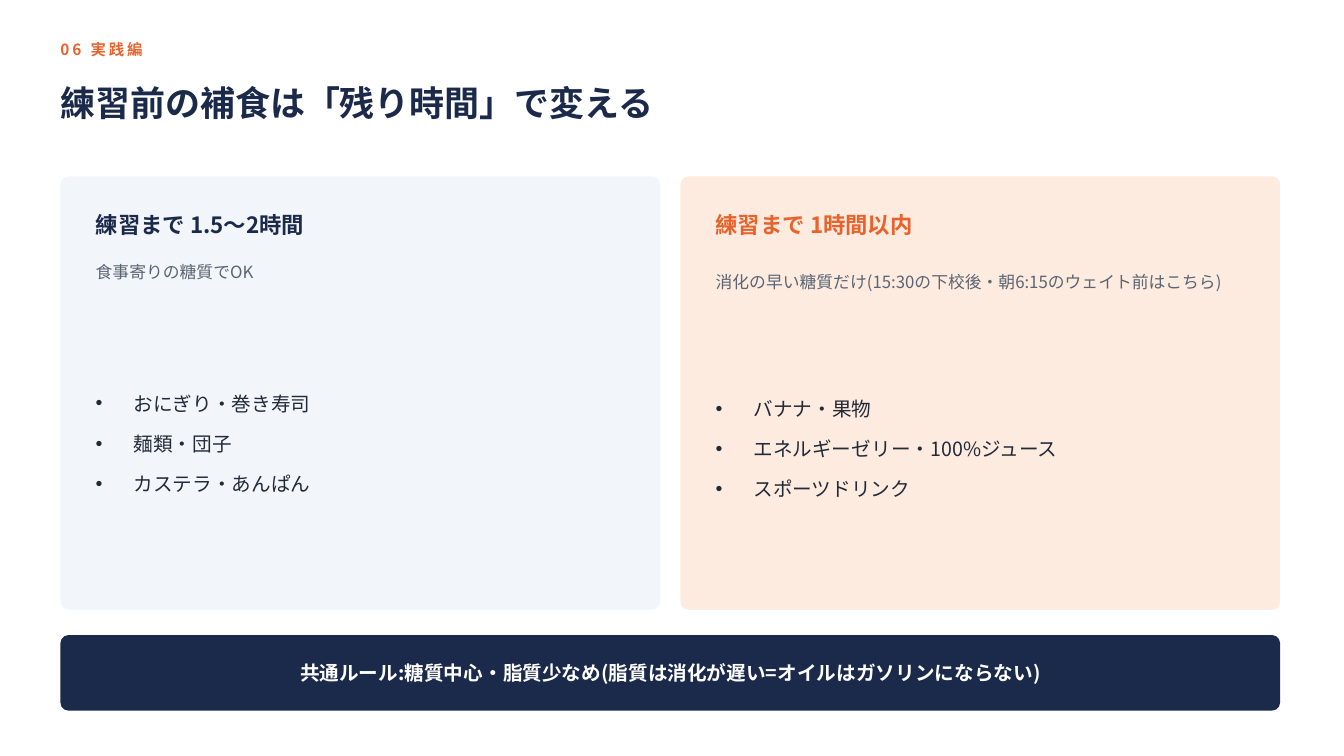
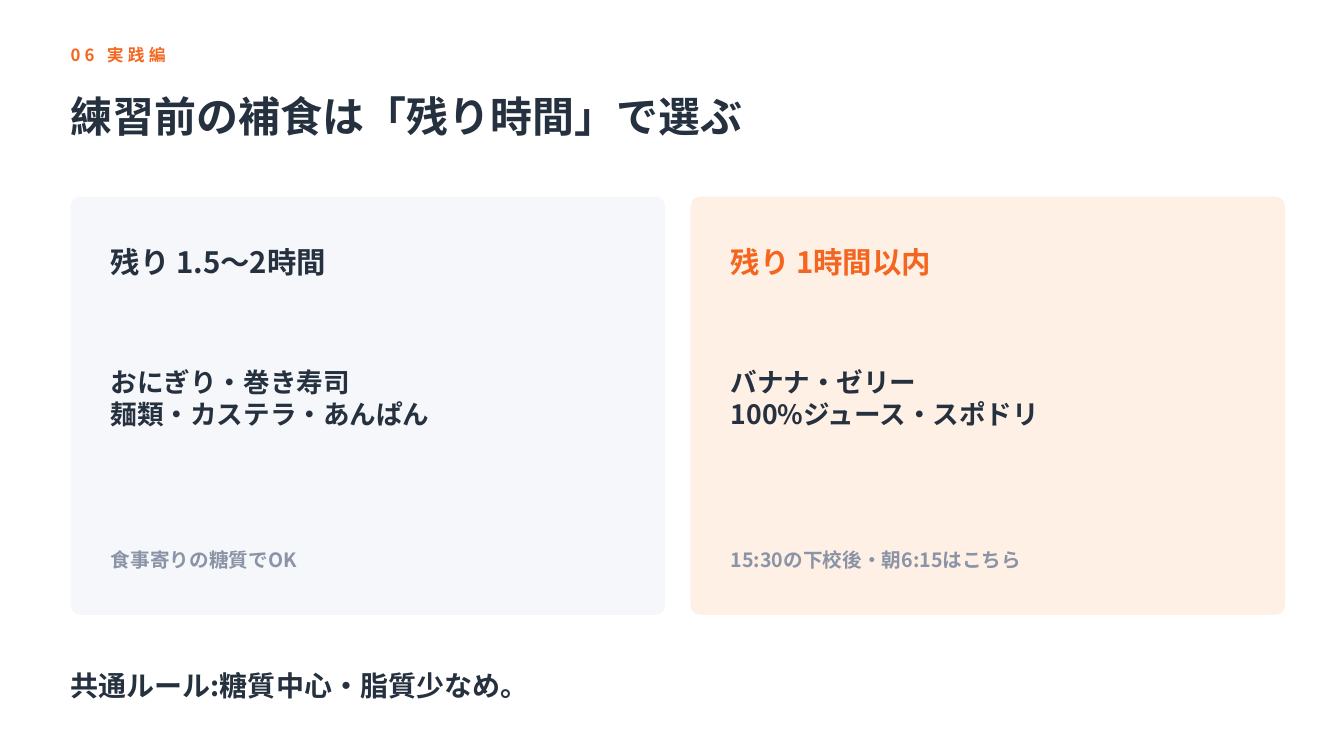
Before and after one commit to k-nomiya/Claude-Code-Test, a slide deck: slide 35 of nutrition-workshop/slides.pptx (slide 34 before the commit). Drawn at 1344x756 pixels with LibreOffice and Linux fonts; fonts in the diff are those of the drawing. Boxes give left, top, right and bottom in pixels: in the first picture for what was removed or moved away, otherwise in the second. Text is boxed around its words. In the diff, an @@ line names an element or a change of style, - is before the commit and + after.

```diff
--- a/nutrition-workshop/slides.pptx
+++ b/nutrition-workshop/slides.pptx
@@ text "06 実践編": place and size @@
-text "06 実践編" at [60, 42, 143, 56]
+text "06 実践編" at [71, 46, 166, 63]
@@ text "06 実践編" at [71, 46, 166, 63]: size 11 to 12 pt, text colour #E8622C to #F4661F, letter spacing 2 to 3 pt @@
@@ text at [71, 96, 743, 136]: text changed; size 25 to 30 pt; text colour #1B2A4A to #26313F @@
-練習前の補食は「残り時間」で変える
+練習前の補食は「残り時間」で選ぶ
@@ rounded rectangle: place and size @@
-rounded rectangle at [60, 176, 660, 610]
+rounded rectangle at [71, 197, 665, 615]
@@ rounded rectangle at [71, 197, 665, 615]: fill #F2F5FA to #F5F7FA; proportions changed @@
@@ rounded rectangle: place and size @@
-rounded rectangle at [681, 176, 1280, 610]
+rounded rectangle at [691, 197, 1286, 615]
@@ rounded rectangle at [691, 197, 1286, 615]: fill #FDEBE0 to #FFF0E6; proportions changed @@
@@ text removed at [716, 214, 913, 235] @@
-練習まで 1時間以内
@@ text at [111, 248, 326, 276]: text changed; size 16 to 21 pt; text colour #1B2A4A to #26313F @@
-練習まで 1.5〜2時間
+残り 1.5〜2時間
@@ text added at [731, 248, 931, 276], 21 pt, text #F4661F, bold @@
+残り 1時間以内
@@ text removed at [716, 274, 1222, 291] @@
-消化の早い糖質だけ(15:30の下校後・朝6:15のウェイト前はこちら)
@@ text "おにぎり・巻き寿司": place and size @@
-text "おにぎり・巻き寿司" at [134, 394, 311, 492]
+text "おにぎり・巻き寿司" at [111, 369, 430, 427]
@@ text at [111, 369, 350, 395]: size 14 to 19 pt, text colour #222A38 to #26313F, bold on in "おにぎり・巻き寿司"; bullet • to none; less space between paragraphs @@
@@ text at [731, 369, 1039, 426]: text changed; size 14 to 19 pt; text colour #222A38 to #26313F; bold on @@
-• バナナ・果物
-• エネルギーゼリー・100%ジュース
-• スポーツドリンク
+バナナ・ゼリー
+100%ジュース・スポドリ
@@ text at [111, 401, 430, 427]: text changed; size 14 to 19 pt; text colour #222A38 to #26313F; bold on @@
-• 麺類・団子
-• カステラ・あんぱん
+麺類・カステラ・あんぱん
@@ text "食事寄りの糖質でOK": place and size @@
-text "食事寄りの糖質でOK" at [96, 264, 254, 280]
+text "食事寄りの糖質でOK" at [111, 550, 297, 569]
@@ text "食事寄りの糖質でOK" at [111, 550, 297, 569]: size 12 to 14 pt, text colour #5A6472 to #8A94A6, bold on @@
@@ text added at [731, 550, 1021, 569], 14 pt, text #8A94A6, bold @@
+15:30の下校後・朝6:15はこちら
@@ rounded rectangle removed at [60, 635, 1280, 711] @@
@@ text at [71, 672, 529, 699]: text changed; size 14 to 20 pt; text colour #FFFFFF to #26313F @@
-共通ルール:糖質中心・脂質少なめ(脂質は消化が遅い=オイルはガソリンにならない)
+共通ルール:糖質中心・脂質少なめ。
```
Also in this commit, not shown: 44 other slides changed, 1 slide added.
